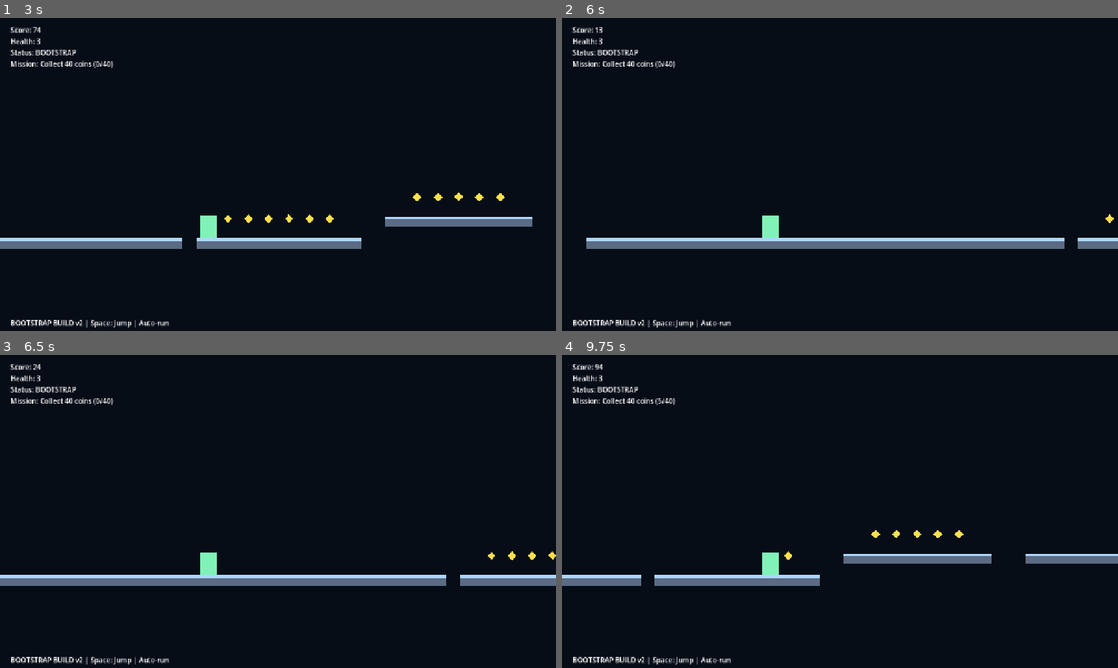
Above: before the commit, frames 1-4 (two rows, left to right).
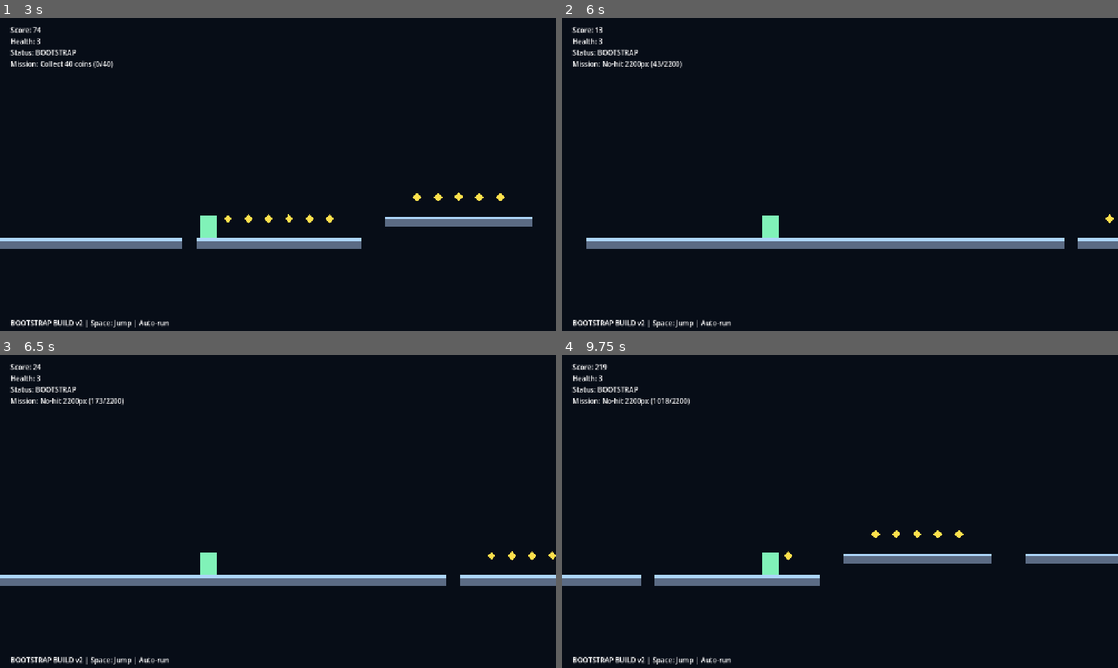
Above: after the commit, the same moments.

Repository: DKE-DEV-33/Endless-Runner-Redux
Game: Godot game, scene res://scenes/Main.tscn
The game is run twice, just before and just after one commit, with the same random seed, the same clock (stepped at 60 frames per second) and the same inputs.
Inputs:
- Up to frame 1 (3 s): tap Space (jump) at 0.77, 1.52 s
- Up to frame 2 (6 s): tap Space (jump) at 3.02, 3.77, 4.52 s; click "Start" at 5.75 s
- Up to frame 3 (6.5 s): no input
- Up to frame 4 (9.75 s): tap Space (jump) at 6.77, 7.52, 8.27 s

Frame 1 is identical in both runs. In frame 2, 0.2% of the frame differs, in the area x 7-22%, y 13-17%; in frame 3, 0.2%; in frame 4, 0.2%, in the area x 5-23%, y 2-17%.

Commit message:
Add Rift surge events and rotating mission objectives

Diff:
--- a/scripts/main.gd
+++ b/scripts/main.gd
@@ -11,6 +11,9 @@
 const START_PLATFORM_LENGTH: float = 1100.0
 const START_LANE: int = 0
 const BOOTSTRAP_RELEASE_OFFSET: float = 420.0
+const RIFT_MIN_SECONDS: float = 16.0
+const RIFT_MAX_SECONDS: float = 28.0
+const RIFT_DURATION: float = 6.0
 
 const LANE_Y: Array[float] = [448.0, 398.0, 352.0, 308.0]
 
@@ -25,11 +28,21 @@
 var next_spawn_x: float = -120.0
 var bootstrap_release_x: float = 0.0
 
-var score: int = 0
+var distance_score: int = 0
+var bonus_score: int = 0
 var health: int = 3
 var mission_target: int = 40
 var mission_progress: int = 0
 var last_lane: int = START_LANE
+var run_seconds: float = 0.0
+
+var rift_active: bool = false
+var rift_until: float = 0.0
+var next_rift_at: float = 0.0
+
+enum MissionType { COINS, SURVIVE_TIME, NO_HIT_DISTANCE }
+var mission_type: int = MissionType.COINS
+var mission_no_hit_start_x: float = 0.0
 
 var platforms: Array[Node2D] = []
 var coins: Array[Area2D] = []
@@ -39,28 +52,38 @@
 	rng.randomize()
 	player.global_position = Vector2(120.0, 408.0)
 	player.velocity = Vector2.ZERO
+	mission_no_hit_start_x = player.global_position.x
 	_build_static_opening()
+	_init_mission()
+	next_rift_at = rng.randf_range(RIFT_MIN_SECONDS, RIFT_MAX_SECONDS)
 	score_label.text = "Score: 0"
 	health_label.text = "Health: %d" % health
 	status_label.text = "Status: BOOTSTRAP"
-	mission_label.text = "Mission: Collect %d coins (0/%d)" % [mission_target, mission_target]
+	mission_label.text = _mission_text()
 	info_label.text = "BOOTSTRAP BUILD v2 | Space: Jump | Auto-run"
 
-func _process(_delta: float) -> void:
+func _process(delta: float) -> void:
 	if not is_instance_valid(player):
 		return
 
-	score = int(player.global_position.x / 12.0)
-	score_label.text = "Score: %d" % score
+	run_seconds += delta
+	_update_rift_state()
+
+	distance_score = int(player.global_position.x / 12.0)
+	score_label.text = "Score: %d" % (distance_score + bonus_score)
 
 	if _bootstrap_active():
 		status_label.text = "Status: BOOTSTRAP"
 	else:
-		status_label.text = "Status: LIVE RUN"
+		if rift_active:
+			status_label.text = "Status: RIFT SURGE"
+		else:
+			status_label.text = "Status: LIVE RUN"
 		while next_spawn_x < player.global_position.x + PLAYER_AHEAD_SPAWN:
 			_spawn_segment()
 
-	mission_label.text = "Mission: Collect %d coins (%d/%d)" % [mission_target, mission_progress, mission_target]
+	_update_mission_progress()
+	mission_label.text = _mission_text()
 
 	_cleanup_old()
 
@@ -153,8 +176,13 @@
 	if lane > 1:
 		return
 	var hazard_count: int = 1 if width < 340.0 else 2
+	if rift_active:
+		hazard_count += 1
 	for i: int in hazard_count:
-		if rng.randf() < 0.45:
+		var skip_chance: float = 0.45
+		if rift_active:
+			skip_chance = 0.22
+		if rng.randf() < skip_chance:
 			continue
 		var hx: float = x + rng.randf_range(80.0, maxf(100.0, width - 80.0))
 		var hy: float = y - (PLATFORM_THICKNESS * 0.5) - 12.0
@@ -205,8 +233,9 @@
 func _on_coin_body_entered(body: Node, coin: Area2D) -> void:
 	if body != player:
 		return
-	score += 25
-	mission_progress += 1
+	bonus_score += 25
+	if mission_type == MissionType.COINS:
+		mission_progress += 1
 	coins.erase(coin)
 	coin.queue_free()
 
@@ -214,6 +243,7 @@
 	if body != player:
 		return
 	health -= 1
+	mission_no_hit_start_x = player.global_position.x
 	health_label.text = "Health: %d" % health
 	if health <= 0:
 		get_tree().change_scene_to_file("res://scenes/Menu.tscn")
@@ -250,3 +280,54 @@
 
 func _bootstrap_active() -> bool:
 	return player.global_position.x < bootstrap_release_x
+
+func _update_rift_state() -> void:
+	if _bootstrap_active():
+		return
+	if rift_active:
+		if run_seconds >= rift_until:
+			rift_active = false
+			next_rift_at = run_seconds + rng.randf_range(RIFT_MIN_SECONDS, RIFT_MAX_SECONDS)
+		return
+
+	if run_seconds >= next_rift_at:
+		rift_active = true
+		rift_until = run_seconds + RIFT_DURATION
+
+func _init_mission() -> void:
+	mission_type = rng.randi_range(0, 2)
+	mission_progress = 0
+	match mission_type:
+		MissionType.COINS:
+			mission_target = 40
+		MissionType.SURVIVE_TIME:
+			mission_target = 75
+		MissionType.NO_HIT_DISTANCE:
+			mission_target = 2200
+
+func _update_mission_progress() -> void:
+	if mission_progress >= mission_target:
+		return
+	match mission_type:
+		MissionType.COINS:
+			pass
+		MissionType.SURVIVE_TIME:
+			mission_progress = mini(mission_target, int(run_seconds))
+		MissionType.NO_HIT_DISTANCE:
+			mission_progress = mini(mission_target, int(player.global_position.x - mission_no_hit_start_x))
+
+	if mission_progress >= mission_target:
+		# Mission completion bonus.
+		bonus_score += 500
+		info_label.text = "Mission complete! +500 | Space: Jump | Auto-run"
+
+func _mission_text() -> String:
+	var suffix: String = " (Complete)" if mission_progress >= mission_target else ""
+	match mission_type:
+		MissionType.COINS:
+			return "Mission: Collect %d coins (%d/%d)%s" % [mission_target, mission_progress, mission_target, suffix]
+		MissionType.SURVIVE_TIME:
+			return "Mission: Survive %ds (%d/%d)%s" % [mission_target, mission_progress, mission_target, suffix]
+		MissionType.NO_HIT_DISTANCE:
+			return "Mission: No-hit %dpx (%d/%d)%s" % [mission_target, mission_progress, mission_target, suffix]
+	return "Mission: --"
